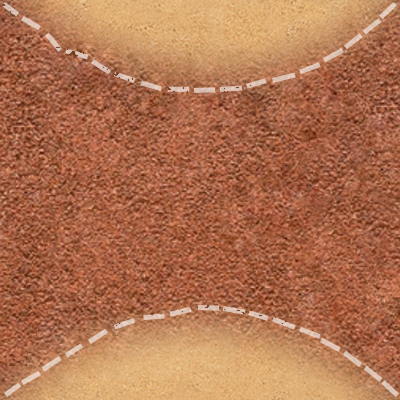
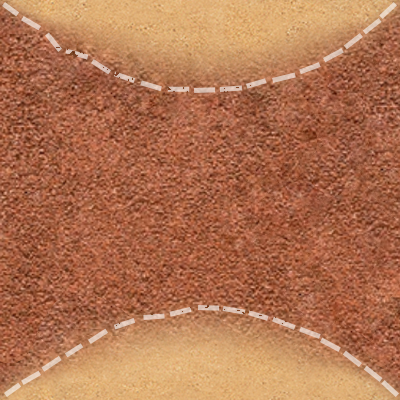
Layers edited between the first and the second 400px x 400px image:
painted on "Линия 17" (1st of 2) over bbox(32, 21, 106, 35)
painted on "Линия 17" (2nd of 2) over bbox(22, 356, 382, 383)
painted on "Слой 2" over bbox(0, 0, 400, 400)
